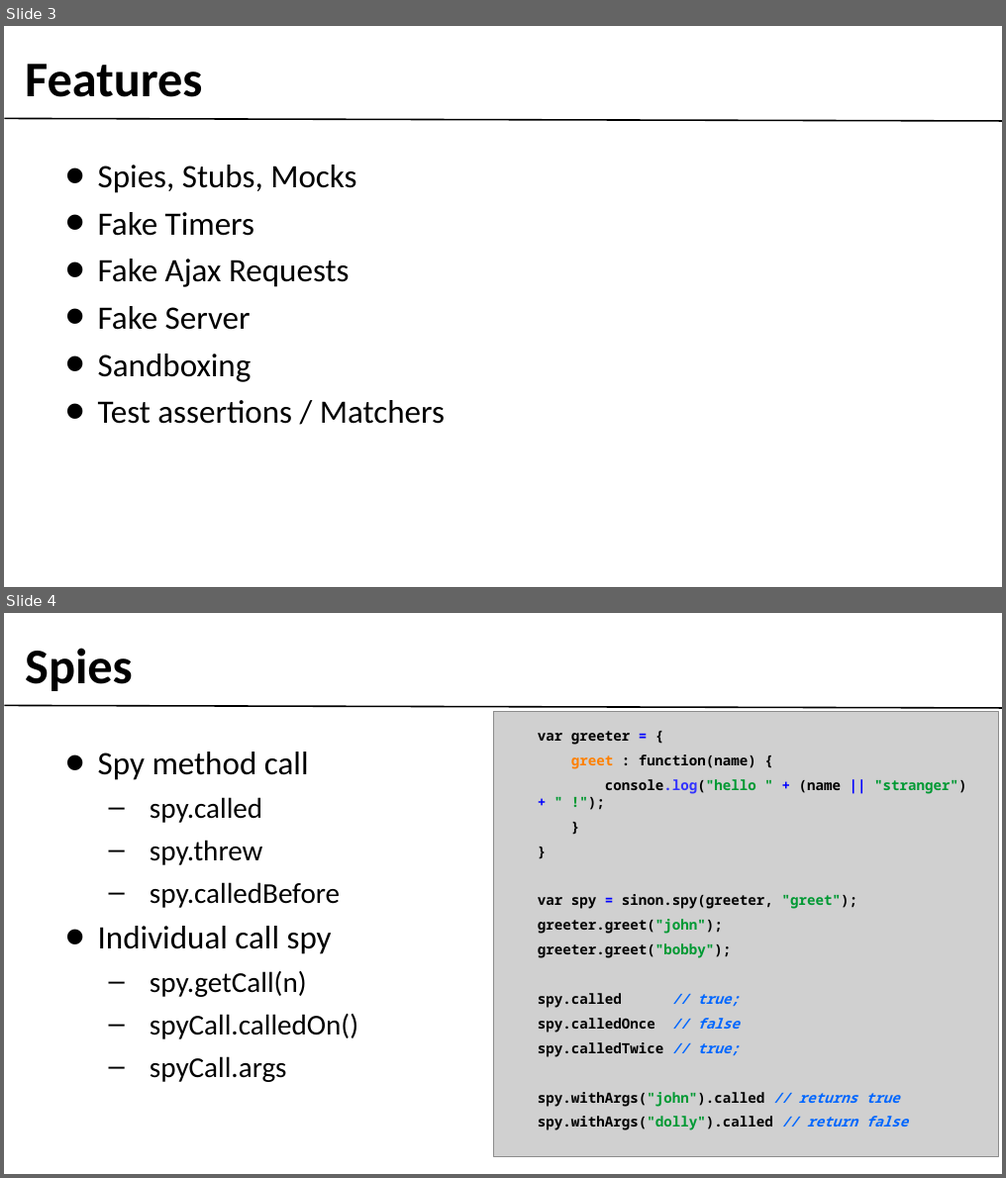
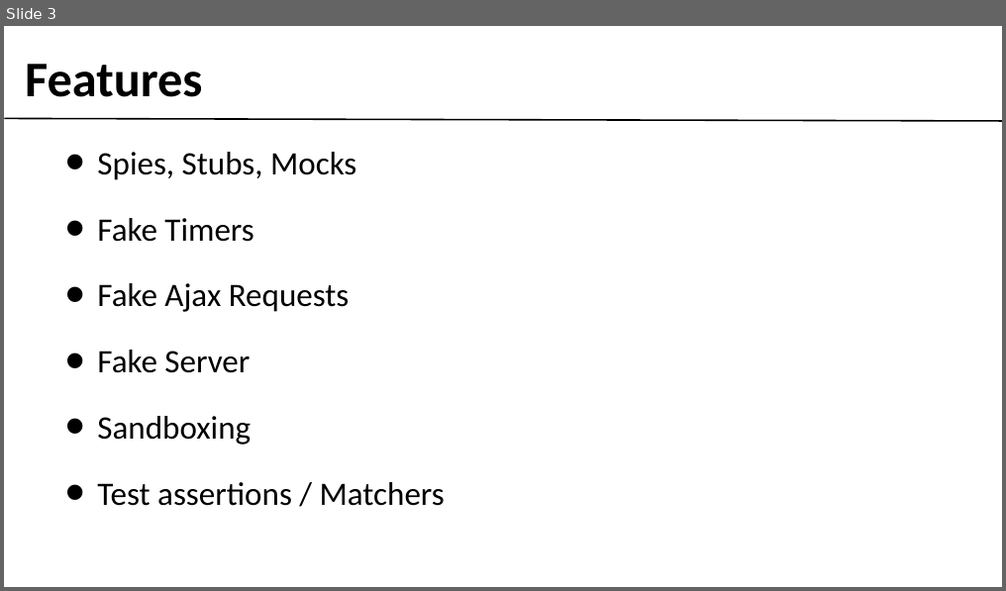
Before and after one commit to gobengo/devoxx-panorama-js-testing, a slide deck: doc/sinonjs_part.ppt. Shown one above the other, each under a label of ours: slides 3 and 4 before the commit, slide 3 after it. The pictures are 1006x1178 and 1006x591 pixels, drawn with LibreOffice and Linux fonts; fonts in the diff are those of the drawing; grey boxes stand for pictures; background and template pictures are left out. Boxes give left, top, right and bottom in pixels: in the first picture for what was removed or moved away, otherwise in the second. Text is boxed around its words. In the diff, an @@ line names an element or a change of style, - is before the commit and + after.

Commit message:
sinon prez - relecture 1 done.

```diff
--- a/doc/sinonjs_part.ppt
+++ b/doc/sinonjs_part.ppt
@@ slide 4 removed at [4, 613, 1002, 1174], background #FFFFFF; not listed: 1 template element that a slide beside it also shows @@
@@ text removed at [25, 648, 133, 691] @@
-Spies
@@ picture removed at [494, 712, 999, 1157] @@
@@ text removed at [538, 731, 967, 1131] @@
-var greeter = {
-greet : function(name) {
-console.log("hello " + (name || "stranger") + " !");
-}
-}
-var spy = sinon.spy(greeter, "greet");
-greeter.greet("john");
-greeter.greet("bobby");
-spy.called // true;
-spy.calledOnce // false
-spy.calledTwice // true;
-spy.withArgs("john").called // returns true
-spy.withArgs("dolly").called // return false
@@ text removed at [98, 752, 358, 1082] @@
-• Spy method call
-  – spy.called
-  – spy.threw
-  – spy.calledBefore
-• Individual call spy
-  – spy.getCall(n)
-  – spyCall.calledOn()
-  – spyCall.args
@@ slide 3 changed as well @@
@@ text "Spies, Stubs, Mocks" rewrapped from [98, 165, 445, 424] to [97, 152, 445, 506] @@
```
Also in this commit, not shown: 8 other slides changed, 5 slides added, 3 other slides removed, 2 other files.
